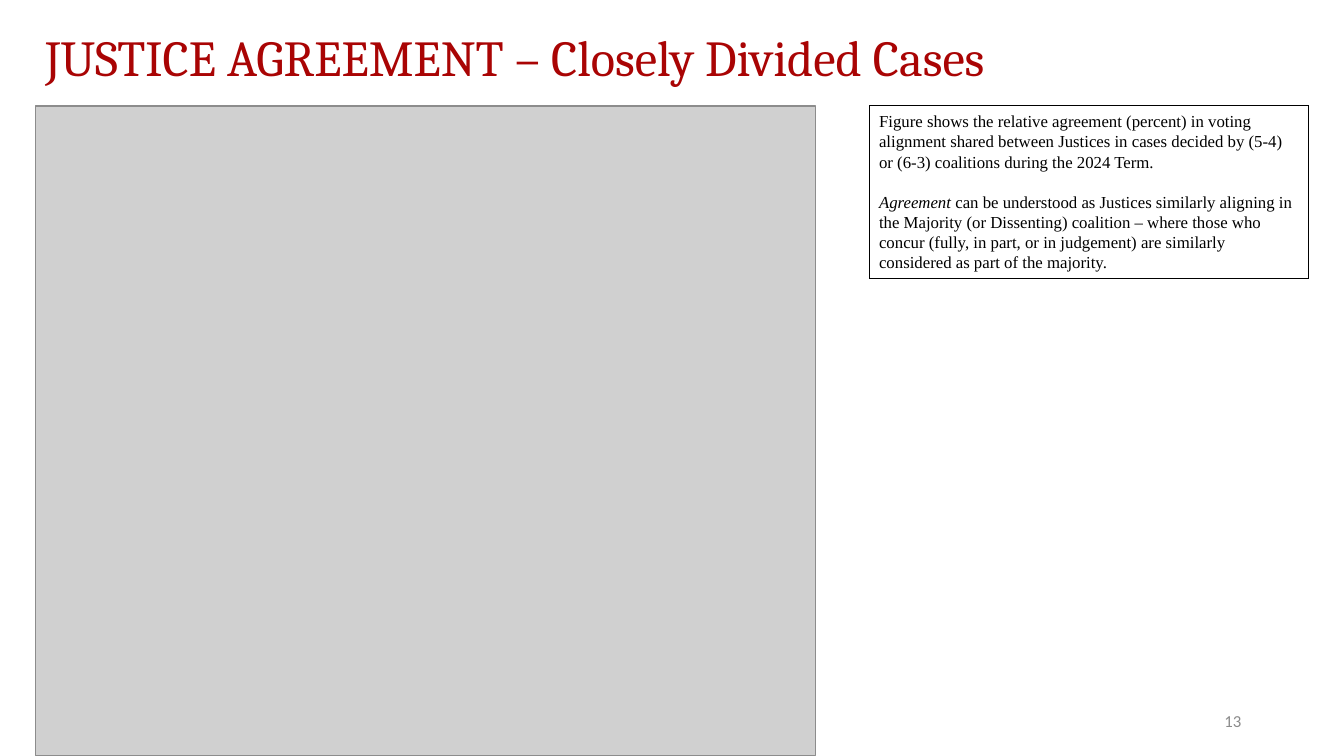
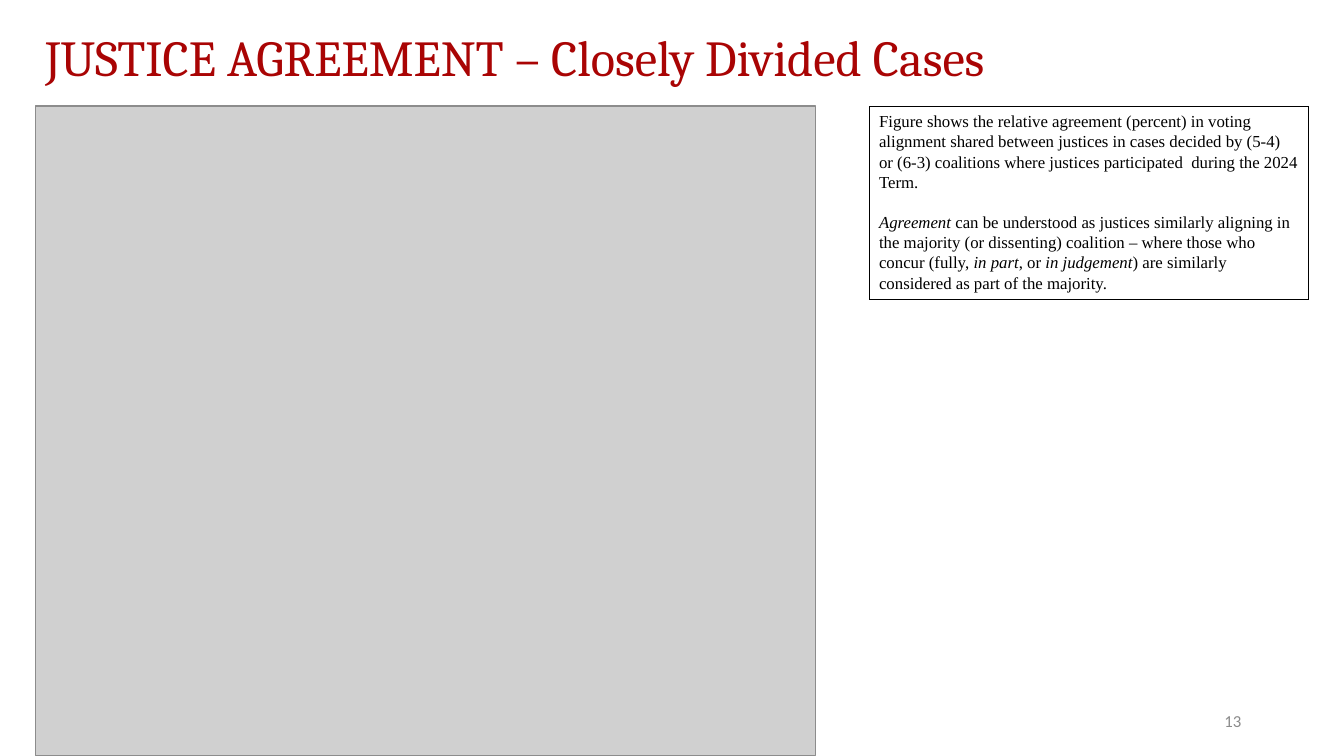
Before and after one commit to JakeTruscott/scotuswatch, a slide deck: slide 13 of Stat Reviews/OT24_StatReview/compilation/SCOTUSBlog/statpack_OT24.pptx. Drawn at 1344x756 pixels with LibreOffice and Linux fonts; fonts in the diff are those of the drawing; grey boxes stand for pictures. Boxes give left, top, right and bottom in pixels: in the first picture for what was removed or moved away, otherwise in the second. Text is boxed around its words. In the diff, an @@ line names an element or a change of style, - is before the commit and + after.

```diff
--- a/Stat Reviews/OT24_StatReview/compilation/SCOTUSBlog/statpack_OT24.pptx
+++ b/Stat Reviews/OT24_StatReview/compilation/SCOTUSBlog/statpack_OT24.pptx
@@ rectangle "Figure shows the relative agreement ...": place and size @@
-rectangle "Figure shows the relative agreement ..." at (869,106,1309,279)
+rectangle "Figure shows the relative agreement ..." at (869,106,1309,299)
@@ text in rectangle at (879,115,1298,293): text changed @@
-Figure shows the relative agreement (percent) in voting alignment shared between Justices in cases decided by (5-4) or (6-3) coalitions during the 2024 Term.
-Agreement can be understood as Justices similarly aligning in the Majority (or Dissenting) coalition – where those who concur (fully, in part, or in judgement) are similarly considered as part of the majority.
+Figure shows the relative agreement (percent) in voting alignment shared between justices in cases decided by (5-4) or (6-3) coalitions where justices participated during the 2024 Term.
+Agreement can be understood as justices similarly aligning in the majority (or dissenting) coalition – where those who concur (fully, in part, or in judgement) are similarly considered as part of the majority.
```
Also in this commit, not shown: 20 other slides changed, 1 slide removed, 9 other files.
